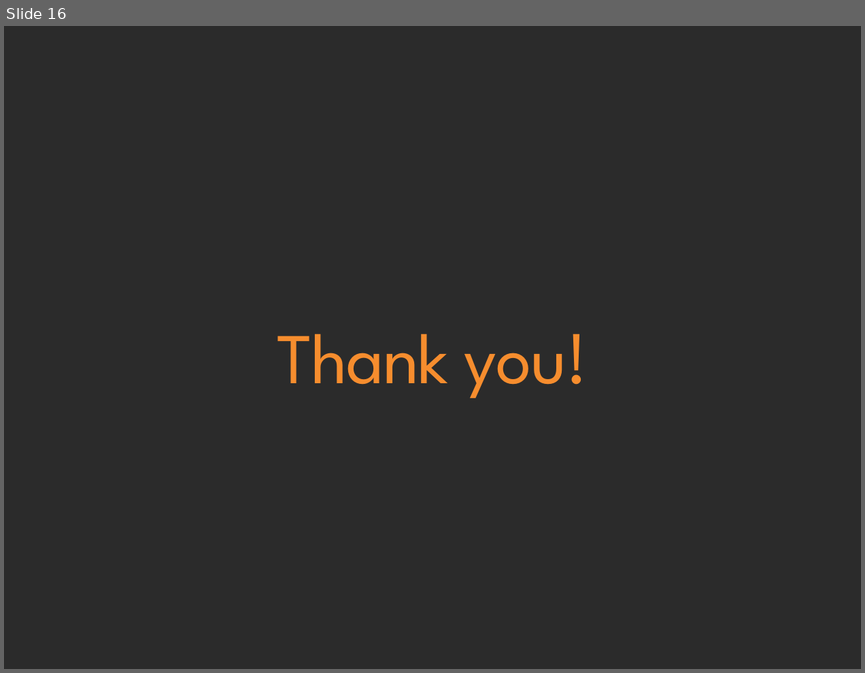
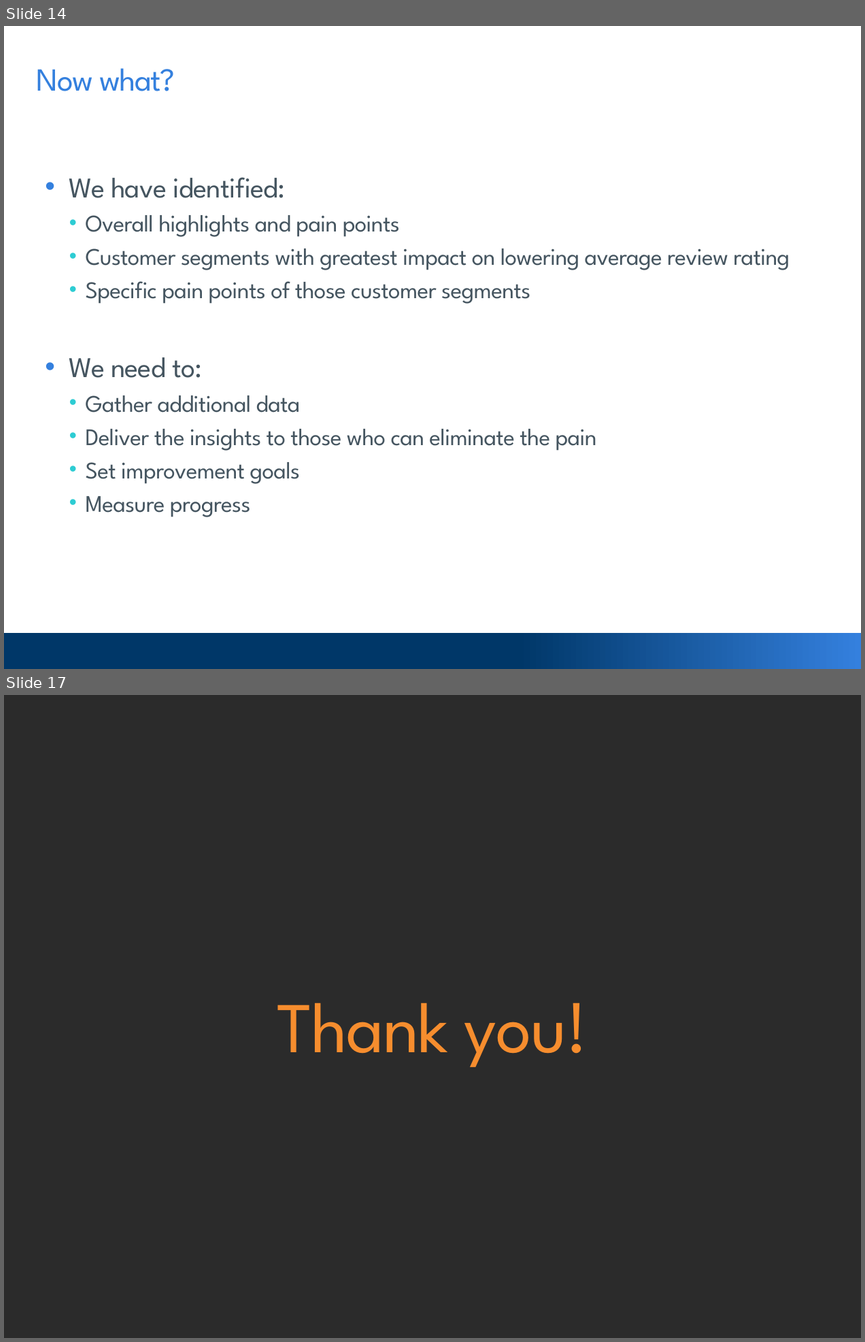
Before and after one commit to goodmorningdata/Clarabridge, a slide deck: 20191009_ace_presentation.pptx. Shown one above the other, each under a label of ours: slide 16 before the commit, slides 14 and 17 after it; the slides between them are not shown. The pictures are 865x673 and 865x1342 pixels, drawn with LibreOffice and Linux fonts; fonts in the diff are those of the drawing; background and template pictures are left out; a plain dark background stands for a picture behind light text. Boxes give left, top, right and bottom in pixels: in the first picture for what was removed or moved away, otherwise in the second. Text is boxed around its words. In the diff, an @@ line names an element or a change of style, - is before the commit and + after.

```diff
--- a/20191009_ace_presentation.pptx
+++ b/20191009_ace_presentation.pptx
@@ slide 14 added at (4, 26, 861, 669), background #FFFFFF @@
@@ title added at (37, 68, 175, 91), 27 pt, text #3480DE @@
+Now what?
@@ text added at (69, 177, 789, 517), 20 pt, text #455560 @@
+• We have identified:
+  • Overall highlights and pain points
+  • Customer segments with greatest impact on lowering average review rating
+  • Specific pain points of those customer segments
+• We need to:
+  • Gather additional data
+  • Deliver the insights to those who can eliminate the pain
+  • Set improvement goals
+  • Measure progress
@@ rectangle added at (4, 633, 861, 669), fill gradient #003768 to #3480DE @@
@@ rectangle added at (4, 633, 861, 669), fill gradient #003768 to #3480DE @@
@@ rectangle added at (4, 633, 861, 669), fill gradient #003768 to #3480DE @@
@@ what was slide 16 is now slide 17 @@
```
Also in this commit, not shown: 5 slides changed.
